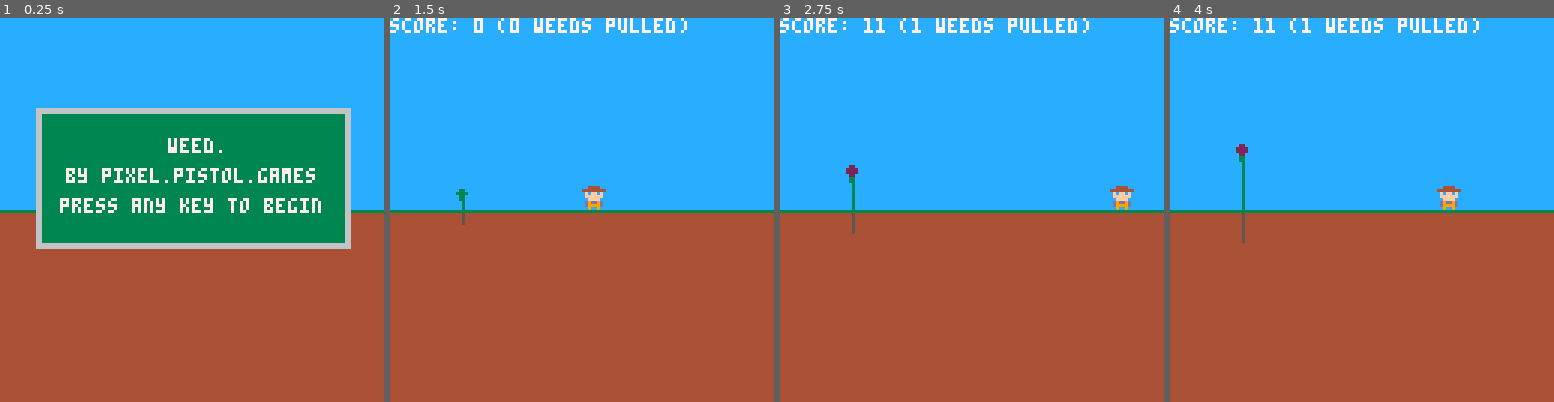
Above: before the commit, frames 1-4 (left to right).
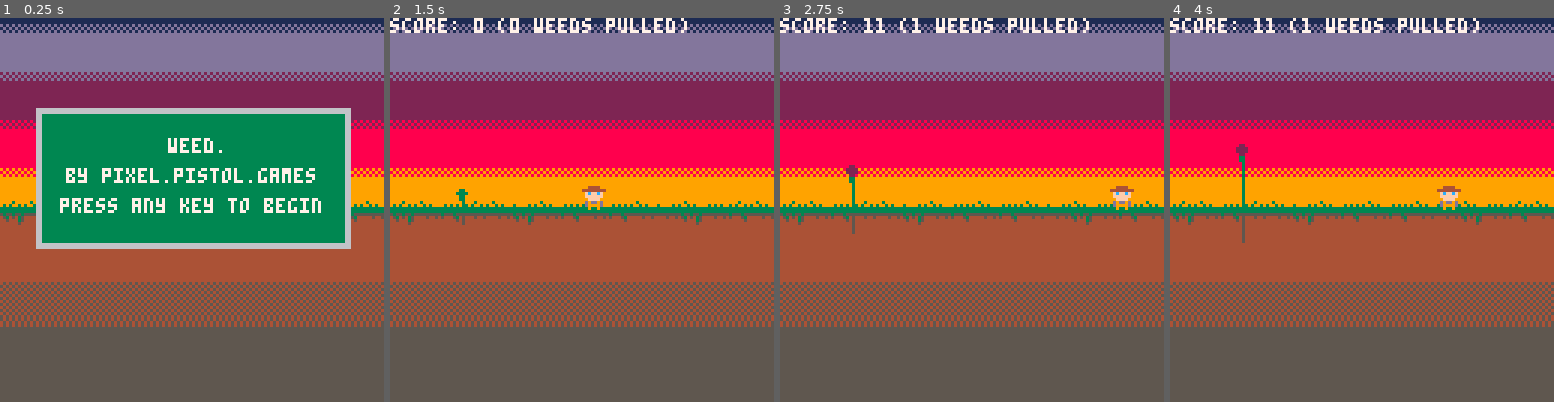
Above: after the commit, the same moments.

Repository: millwardesque/overgrowth
Game: PICO-8 cartridge overgrowth.p8
The game is run twice, just before and just after one commit, with the same random seed, the same clock (stepped at 60 frames per second) and the same inputs.
Inputs:
- Up to frame 1 (0.25 s): no input
- Up to frame 2 (1.5 s): tap X (X key) at 0.33, 1.07 s; tap O (Z key) at 0.7 s
- Up to frame 3 (2.75 s): hold Right 1.6-2.1 s; tap O (Z key) at 1.7, 2.1, 2.5 s; tap X (X key) at 1.85 s; hold Up 2.15-2.42 s; hold Right from 2.47 s (still down)
- Up to frame 4 (4 s): tap O (Z key) at 2.9, 3.3, 3.7 s; tap X (X key) at 2.97 s; release Right at 3.03 s; hold Left 3.08-3.58 s; hold Down 3.63-3.97 s

The runs differ from the first frame. In frame 1, 54% of the frame differs, in the area x 0-100%, y 0-100%; in frame 2, 75%; in frame 3, 75%; in frame 4, 75%.

Commit message:
Added gradient sky, started on player walk animation.

Diff:
--- a/overgrowth.p8
+++ b/overgrowth.p8
@@ -1048,165 +1048,165 @@
 0000000000000000000000000000000000000000000000000000000000000000000000000000000000000000000000000000000000000000000000000000000000000000000000000000000000000000000000000000000000000000000000000000000000000000000000000000000000000000000000000000000000000000
 0000000000000000000000000000000000000000000000000000000000000000000000000000000000000000000000000000000000000000000000000000000000000000000000000000000000000000000000000000000000000000000000000000000000000000000000000000000000000000000000000000000000000000
 __map__
-1212121212121212121212121212121200000000000000000000000000000000000000000000000000000000000000000000000000000000000000000000000000000000000000000000000000000000000000000000000000000000000000000000000000000000000000000000000000000000000000000000000000000000
-1212121212121212121212121212121200000000000000000000000000000000000000000000000000000000000000000000000000000000000000000000000000000000000000000000000000000000000000000000000000000000000000000000000000000000000000000000000000000000000000000000000000000000
-1212121212121212121212121212121200000000000000000000000000000000000000000000000000000000000000000000000000000000000000000000000000000000000000000000000000000000000000000000000000000000000000000000000000000000000000000000000000000000000000000000000000000000
-1212121212121212121212121212121200000000000000000000000000000000000000000000000000000000000000000000000000000000000000000000000000000000000000000000000000000000000000000000000000000000000000000000000000000000000000000000000000000000000000000000000000000000
-1212121212121212121212121212121200000000000000000000000000000000000000000000000000000000000000000000000000000000000000000000000000000000000000000000000000000000000000000000000000000000000000000000000000000000000000000000000000000000000000000000000000000000
-1212121212121212121212121212121200000000000000000000000000000000000000000000000000000000000000000000000000000000000000000000000000000000000000000000000000000000000000000000000000000000000000000000000000000000000000000000000000000000000000000000000000000000
-1212121212121212121212121212121200000000000000000000000000000000000000000000000000000000000000000000000000000000000000000000000000000000000000000000000000000000000000000000000000000000000000000000000000000000000000000000000000000000000000000000000000000000
-1212121212121212121212121212121200000000000000000000000000000000000000000000000000000000000000000000000000000000000000000000000000000000000000000000000000000000000000000000000000000000000000000000000000000000000000000000000000000000000000000000000000000000
-1111111111111111111111111111111100000000000000000000000000000000000000000000000000000000000000000000000000000000000000000000000000000000000000000000000000000000000000000000000000000000000000000000000000000000000000000000000000000000000000000000000000000000
-1010101010101010101010101010101000000000000000000000000000000000000000000000000000000000000000000000000000000000000000000000000000000000000000000000000000000000000000000000000000000000000000000000000000000000000000000000000000000000000000000000000000000000
-1010101010101010101010101010101000000000000000000000000000000000000000000000000000000000000000000000000000000000000000000000000000000000000000000000000000000000000000000000000000000000000000000000000000000000000000000000000000000000000000000000000000000000
-1010101010101010101010101010101000000000000000000000000000000000000000000000000000000000000000000000000000000000000000000000000000000000000000000000000000000000000000000000000000000000000000000000000000000000000000000000000000000000000000000000000000000000
-1010101010101010101010101010101000000000000000000000000000000000000000000000000000000000000000000000000000000000000000000000000000000000000000000000000000000000000000000000000000000000000000000000000000000000000000000000000000000000000000000000000000000000
-1010101010101010101010101010101000000000000000000000000000000000000000000000000000000000000000000000000000000000000000000000000000000000000000000000000000000000000000000000000000000000000000000000000000000000000000000000000000000000000000000000000000000000
-1010101010101010101010101010101000000000000000000000000000000000000000000000000000000000000000000000000000000000000000000000000000000000000000000000000000000000000000000000000000000000000000000000000000000000000000000000000000000000000000000000000000000000
-1010101010101010101010101010101000000000000000000000000000000000000000000000000000000000000000000000000000000000000000000000000000000000000000000000000000000000000000000000000000000000000000000000000000000000000000000000000000000000000000000000000000000000
-0000000000000000000000000000000000000000000000000000000000000000000000000000000000000000000000000000000000000000000000000000000000000000000000000000000000000000000000000000000000000000000000000000000000000000000000000000000000000000000000000000000000000000
-0000000000000000000000000000000000000000000000000000000000000000000000000000000000000000000000000000000000000000000000000000000000000000000000000000000000000000000000000000000000000000000000000000000000000000000000000000000000000000000000000000000000000000
-0000000000000000000000000000000000000000000000000000000000000000000000000000000000000000000000000000000000000000000000000000000000000000000000000000000000000000000000000000000000000000000000000000000000000000000000000000000000000000000000000000000000000000
-0000000000000000000000000000000000000000000000000000000000000000000000000000000000000000000000000000000000000000000000000000000000000000000000000000000000000000000000000000000000000000000000000000000000000000000000000000000000000000000000000000000000000000
-0000000000000000000000000000000000000000000000000000000000000000000000000000000000000000000000000000000000000000000000000000000000000000000000000000000000000000000000000000000000000000000000000000000000000000000000000000000000000000000000000000000000000000
-0000000000000000000000000000000000000000000000000000000000000000000000000000000000000000000000000000000000000000000000000000000000000000000000000000000000000000000000000000000000000000000000000000000000000000000000000000000000000000000000000000000000000000
-0000000000000000000000000000000000000000000000000000000000000000000000000000000000000000000000000000000000000000000000000000000000000000000000000000000000000000000000000000000000000000000000000000000000000000000000000000000000000000000000000000000000000000
-0000000000000000000000000000000000000000000000000000000000000000000000000000000000000000000000000000000000000000000000000000000000000000000000000000000000000000000000000000000000000000000000000000000000000000000000000000000000000000000000000000000000000000
-0000000000000000000000000000000000000000000000000000000000000000000000000000000000000000000000000000000000000000000000000000000000000000000000000000000000000000000000000000000000000000000000000000000000000000000000000000000000000000000000000000000000000000
-0000000000000000000000000000000000000000000000000000000000000000000000000000000000000000000000000000000000000000000000000000000000000000000000000000000000000000000000000000000000000000000000000000000000000000000000000000000000000000000000000000000000000000
-0000000000000000000000000000000000000000000000000000000000000000000000000000000000000000000000000000000000000000000000000000000000000000000000000000000000000000000000000000000000000000000000000000000000000000000000000000000000000000000000000000000000000000
-0000000000000000000000000000000000000000000000000000000000000000000000000000000000000000000000000000000000000000000000000000000000000000000000000000000000000000000000000000000000000000000000000000000000000000000000000000000000000000000000000000000000000000
-0000000000000000000000000000000000000000000000000000000000000000000000000000000000000000000000000000000000000000000000000000000000000000000000000000000000000000000000000000000000000000000000000000000000000000000000000000000000000000000000000000000000000000
-0000000000000000000000000000000000000000000000000000000000000000000000000000000000000000000000000000000000000000000000000000000000000000000000000000000000000000000000000000000000000000000000000000000000000000000000000000000000000000000000000000000000000000
-0000000000000000000000000000000000000000000000000000000000000000000000000000000000000000000000000000000000000000000000000000000000000000000000000000000000000000000000000000000000000000000000000000000000000000000000000000000000000000000000000000000000000000
-0000000000000000000000000000000000000000000000000000000000000000000000000000000000000000000000000000000000000000000000000000000000000000000000000000000000000000000000000000000000000000000000000000000000000000000000000000000000000000000000000000000000000000
-…(130 lines of a section not shown)…
+3b3b3b3b3b3b3b3b3b3b3b3b3b3b3b3b00000000000000000000000000000000000000000000000000000000000000000000000000000000000000000000000000000000000000000000000000000000000000000000000000000000000000000000000000000000000000000000000000000000000000000000000000000000
+3a3a3a3a3a3a3a3a3a3a3a3a3a3a3a3a00000000000000000000000000000000000000000000000000000000000000000000000000000000000000000000000000000000000000000000000000000000000000000000000000000000000000000000000000000000000000000000000000000000000000000000000000000000
+3939393939393939393939393939393900000000000000000000000000000000000000000000000000000000000000000000000000000000000000000000000000000000000000000000000000000000000000000000000000000000000000000000000000000000000000000000000000000000000000000000000000000000
+3838383838383838383838383838383800000000000000000000000000000000000000000000000000000000000000000000000000000000000000000000000000000000000000000000000000000000000000000000000000000000000000000000000000000000000000000000000000000000000000000000000000000000
+3737373737373737373737373737373700000000000000000000000000000000000000000000000000000000000000000000000000000000000000000000000000000000000000000000000000000000000000000000000000000000000000000000000000000000000000000000000000000000000000000000000000000000
+3636363636363636363636363636363600000000000000000000000000000000000000000000000000000000000000000000000000000000000000000000000000000000000000000000000000000000000000000000000000000000000000000000000000000000000000000000000000000000000000000000000000000000
+3535353535353535353535353535353500000000000000000000000000000000000000000000000000000000000000000000000000000000000000000000000000000000000000000000000000000000000000000000000000000000000000000000000000000000000000000000000000000000000000000000000000000000
+1314151314161415141514161415131400000000000000000000000000000000000000000000000000000000000000000000000000000000000000000000000000000000000000000000000000000000000000000000000000000000000000000000000000000000000000000000000000000000000000000000000000000000
+1911181111191118111811111911181100000000000000000000000000000000000000000000000000000000000000000000000000000000000000000000000000000000000000000000000000000000000000000000000000000000000000000000000000000000000000000000000000000000000000000000000000000000
+1a1a1a1a1a1a1a1a1a1a1a1a1a1a1a1a00000000000000000000000000000000000000000000000000000000000000000000000000000000000000000000000000000000000000000000000000000000000000000000000000000000000000000000000000000000000000000000000000000000000000000000000000000000
+1a1a1a1a1a1a1a1a1a1a1a1a1a1a1a1a00000000000000000000000000000000000000000000000000000000000000000000000000000000000000000000000000000000000000000000000000000000000000000000000000000000000000000000000000000000000000000000000000000000000000000000000000000000
+1c1c1c1c1c1c1c1c1c1c1c1c1c1c1c1c00000000000000000000000000000000000000000000000000000000000000000000000000000000000000000000000000000000000000000000000000000000000000000000000000000000000000000000000000000000000000000000000000000000000000000000000000000000
+1d1d1d1d1d1d1d1d1d1d1d1d1d1d1d1d00000000000000000000000000000000000000000000000000000000000000000000000000000000000000000000000000000000000000000000000000000000000000000000000000000000000000000000000000000000000000000000000000000000000000000000000000000000
+1b1b1b1b1b1b1b1b1b1b1b1b1b1b1b1b00000000000000000000000000000000000000000000000000000000000000000000000000000000000000000000000000000000000000000000000000000000000000000000000000000000000000000000000000000000000000000000000000000000000000000000000000000000
+1b1b1b1b1b1b1b1b1b1b1b1b1b1b1b1b00000000000000000000000000000000000000000000000000000000000000000000000000000000000000000000000000000000000000000000000000000000000000000000000000000000000000000000000000000000000000000000000000000000000000000000000000000000
+1b1b1b1b1b1b1b1b1b1b1b1b1b1b1b1b00000000000000000000000000000000000000000000000000000000000000000000000000000000000000000000000000000000000000000000000000000000000000000000000000000000000000000000000000000000000000000000000000000000000000000000000000000000
+0000000000000000000000000000000000000000000000000000000000000000000000000000000000000000000000000000000000000000000000000000000000000000000000000000000000000000000000000000000000000000000000000000000000000000000000000000000000000000000000000000000000000000
+0000000000000000000000000000000000000000000000000000000000000000000000000000000000000000000000000000000000000000000000000000000000000000000000000000000000000000000000000000000000000000000000000000000000000000000000000000000000000000000000000000000000000000
+0000000000000000000000000000000000000000000000000000000000000000000000000000000000000000000000000000000000000000000000000000000000000000000000000000000000000000000000000000000000000000000000000000000000000000000000000000000000000000000000000000000000000000
+0000000000000000000000000000000000000000000000000000000000000000000000000000000000000000000000000000000000000000000000000000000000000000000000000000000000000000000000000000000000000000000000000000000000000000000000000000000000000000000000000000000000000000
+0000000000000000000000000000000000000000000000000000000000000000000000000000000000000000000000000000000000000000000000000000000000000000000000000000000000000000000000000000000000000000000000000000000000000000000000000000000000000000000000000000000000000000
+0000000000000000000000000000000000000000000000000000000000000000000000000000000000000000000000000000000000000000000000000000000000000000000000000000000000000000000000000000000000000000000000000000000000000000000000000000000000000000000000000000000000000000
+0000000000000000000000000000000000000000000000000000000000000000000000000000000000000000000000000000000000000000000000000000000000000000000000000000000000000000000000000000000000000000000000000000000000000000000000000000000000000000000000000000000000000000
+0000000000000000000000000000000000000000000000000000000000000000000000000000000000000000000000000000000000000000000000000000000000000000000000000000000000000000000000000000000000000000000000000000000000000000000000000000000000000000000000000000000000000000
+0000000000000000000000000000000000000000000000000000000000000000000000000000000000000000000000000000000000000000000000000000000000000000000000000000000000000000000000000000000000000000000000000000000000000000000000000000000000000000000000000000000000000000
+0000000000000000000000000000000000000000000000000000000000000000000000000000000000000000000000000000000000000000000000000000000000000000000000000000000000000000000000000000000000000000000000000000000000000000000000000000000000000000000000000000000000000000
+0000000000000000000000000000000000000000000000000000000000000000000000000000000000000000000000000000000000000000000000000000000000000000000000000000000000000000000000000000000000000000000000000000000000000000000000000000000000000000000000000000000000000000
+0000000000000000000000000000000000000000000000000000000000000000000000000000000000000000000000000000000000000000000000000000000000000000000000000000000000000000000000000000000000000000000000000000000000000000000000000000000000000000000000000000000000000000
+0000000000000000000000000000000000000000000000000000000000000000000000000000000000000000000000000000000000000000000000000000000000000000000000000000000000000000000000000000000000000000000000000000000000000000000000000000000000000000000000000000000000000000
+0000000000000000000000000000000000000000000000000000000000000000000000000000000000000000000000000000000000000000000000000000000000000000000000000000000000000000000000000000000000000000000000000000000000000000000000000000000000000000000000000000000000000000
+0000000000000000000000000000000000000000000000000000000000000000000000000000000000000000000000000000000000000000000000000000000000000000000000000000000000000000000000000000000000000000000000000000000000000000000000000000000000000000000000000000000000000000
+0000000000000000000000000000000000000000000000000000000000000000000000000000000000000000000000000000000000000000000000000000000000000000000000000000000000000000000000000000000000000000000000000000000000000000000000000000000000000000000000000000000000000000
+…(130 lines of a section not shown)…
Not shown, changed: 24 lines of the sprite sheet (__gfx__) section of overgrowth.p8
Not shown, changed: readme.md
